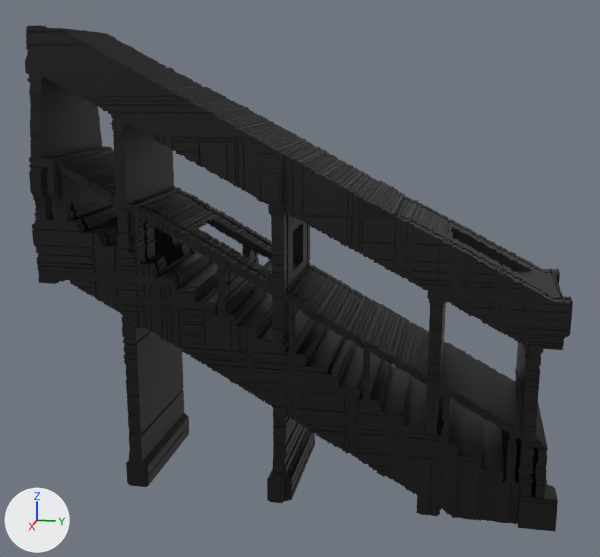
The glTF model godot/assets/models/city_station_stairs.glb as it was, and as the next commit left it.
One viewpoint serves both versions: a camera (50 mm lens) standing at (19.3, 3.83, 9.93) and looking at (0.09, -0.01, 5.13). Every picture has the same lights, and +X, +Y and +Z are marked at lower left. The older version comes first. Vertices at exactly the same position are counted once.

The first picture shows 'city_station_stairs'.
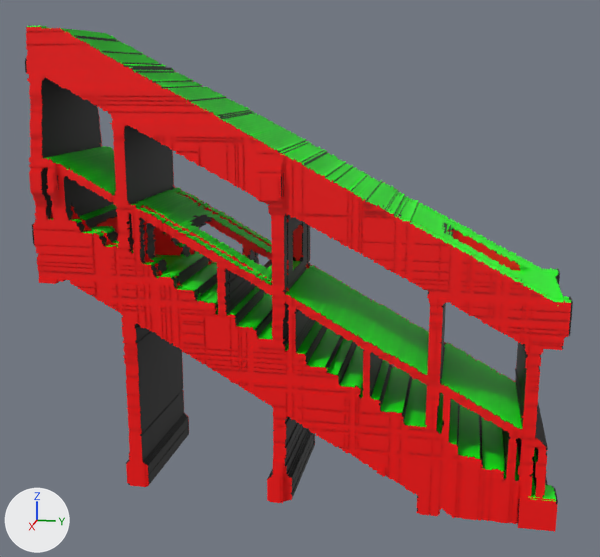
What differs and where, as boxes [x1, y1, x2, y2] in the pictures (600 x 557 px):
part 1 of me_city_station_stairs, reshaped
    before: [26, 25, 559, 511]
    after: [25, 30, 573, 520]
part 2 of me_city_station_stairs, recoloured (black to red)
    both: [26, 26, 571, 531]

The change in detail:
me_city_station_stairs is used by ob_city_station_stairs; location (0.0, 0.0, 0.0).
me_city_station_stairs had 19681 vertices, 27308 faces and spanned x -1.75..1.75, y -6.14..6.14, z 0.0..11.0.
me_city_station_stairs now has 33886 vertices, 44868 faces and spans x -1.75..1.75, y -6.14..6.14, z 0.0..11.0.
me_city_station_stairs part 1: 718 vertices removed from x -1.72..1.69, y -6.08..6.05, z 0.03..11.0; 14923 vertices added at x -1.72..1.75, y -6.11..6.11, z 0.0..11.0.
me_city_station_stairs part 2: 12124 kept faces spanning x -1.75..1.75, y -6.11..6.14, z 0.0..11.0 get new vertex colours; the middle colour goes from black #000000 to red #ff0000.
